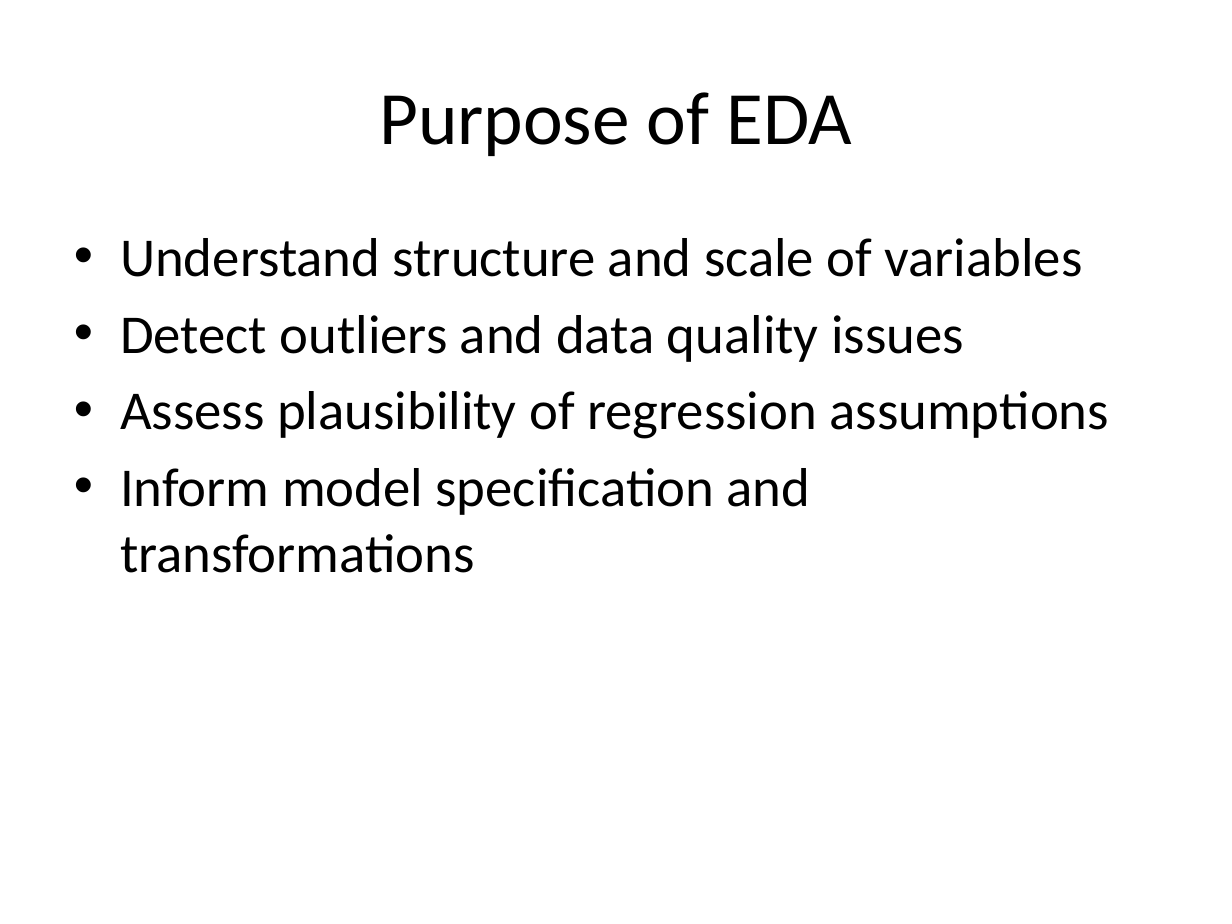
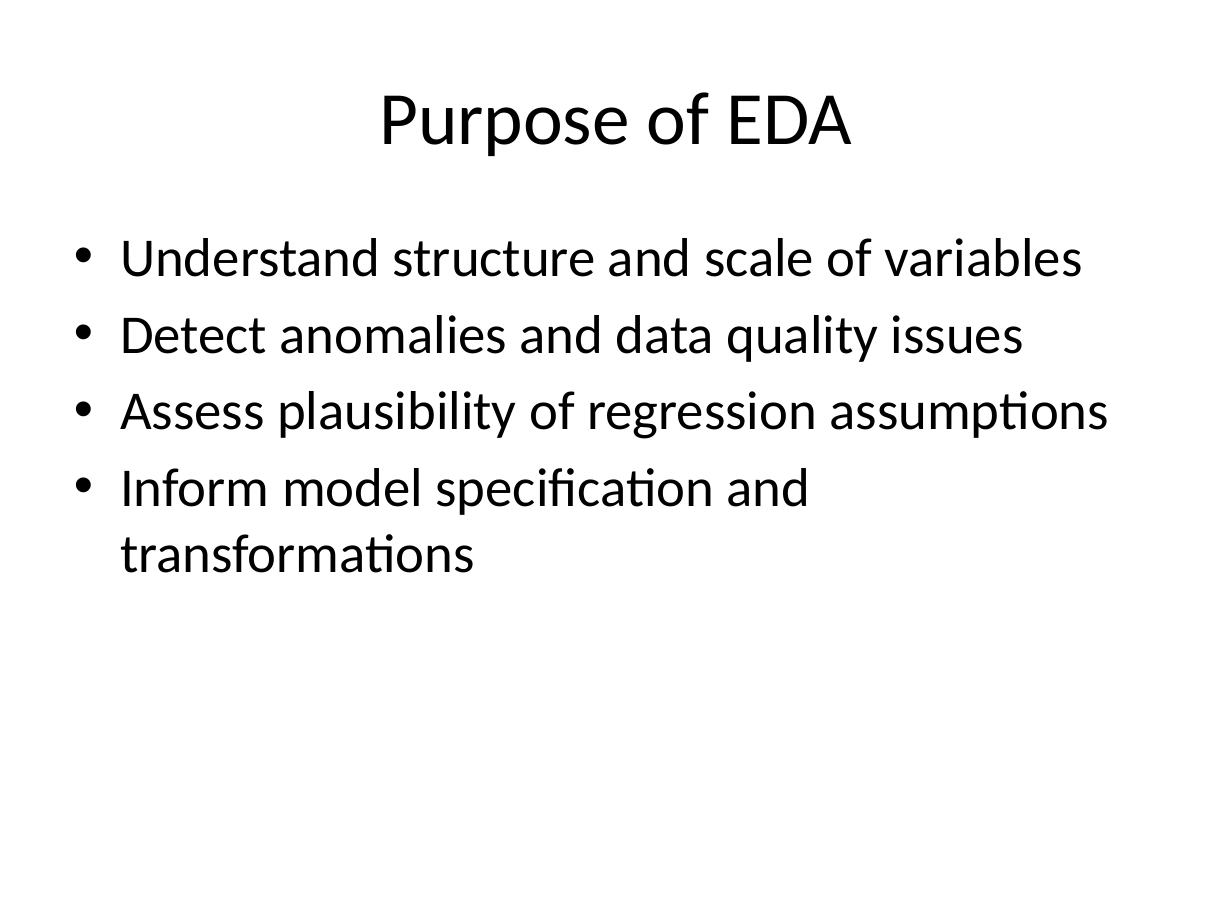
Before and after one commit to dustinpluta/STAT7630_Spring2026, a slide deck: slide 2 of Course_Notes/EDA_in_Regression.pptx. Drawn at 1232x924 pixels with LibreOffice and Linux fonts; fonts in the diff are those of the drawing. Boxes give left, top, right and bottom in pixels: in the first picture for what was removed or moved away, otherwise in the second. Text is boxed around its words. In the diff, an @@ line names an element or a change of style, - is before the commit and + after.

```diff
--- a/Course_Notes/EDA_in_Regression.pptx
+++ b/Course_Notes/EDA_in_Regression.pptx
@@ text at (x1=120, y1=315, x2=1024, y2=362): text changed @@
-• Detect outliers and data quality issues
+• Detect anomalies and data quality issues
```
Also in this commit, not shown: 6 other slides changed, 10 slides added.
